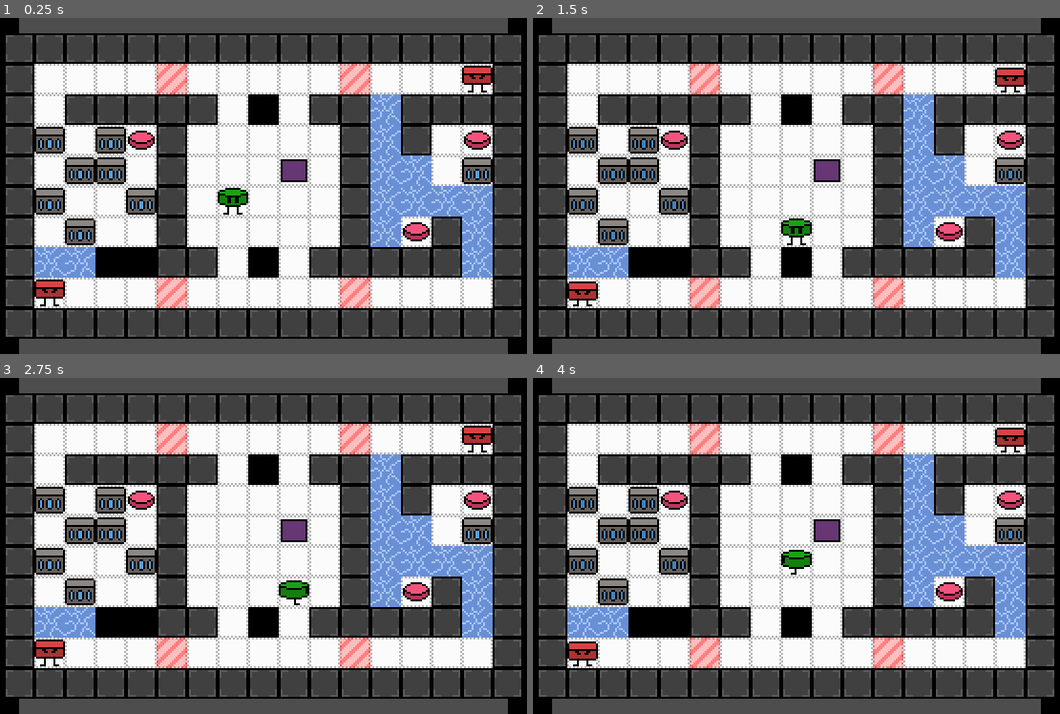
Above: before the commit, frames 1-4 (two rows, left to right).
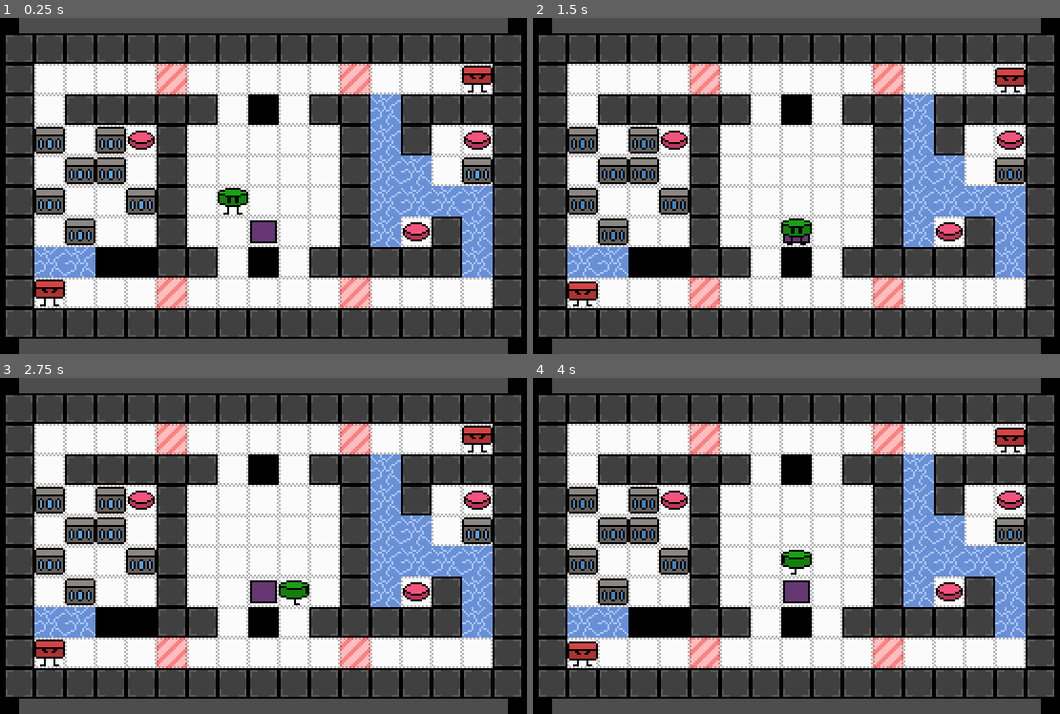
Above: after the commit, the same moments.

Repository: daredakke/maze-vault
Game: Godot game, scene res://scenes/levels/level_10.tscn
Two runs of this game, one before a commit and one after it. Both use one fixed random seed, a clock stepped at 60 frames per second and the inputs below. This scene is started directly instead of the project's main scene.
Inputs (mouse positions are in pixels of both pictures, inside the frame that each line leads up to):
- Up to frame 1 (0.25 s): no input
- Up to frame 2 (1.5 s): tap Enter (ui_accept) at 0.5, 0.77 s; move the mouse to (933, 169) at 0.52 s; hold Right (right) 0.53-1.28 s; tap Z (action) at 0.6, 1.35 s; move the mouse to (675, 202) at 1.27 s; hold Down (down) from 1.28 s (still down)
- Up to frame 3 (2.75 s): tap Enter (ui_accept) at 1.52, 2 s; move the mouse to (326, 472) at 2.02 s; release Down (down) at 2.03 s; hold Right (right) from 2.03 s (still down); tap Z (action) at 2.1 s
- Up to frame 4 (4 s): tap R (reset) at 2.75 s; move the mouse to (764, 613) at 2.77 s; release Right (right) at 2.78 s; hold Up (up) 2.78-3.53 s; tap Z (action) at 2.85, 3.6 s; tap Enter (ui_accept) at 3.02, 3.5, 3.77 s; move the mouse to (980, 596) at 3.52 s; hold Left (left) from 3.53 s (still down)

The runs differ from the first frame. In frame 1, 0.7% of the frame differs, in the area x 47-59%, y 42-68%; in frame 2, 0.4%; in frame 3, 0.7%; in frame 4, 0.7%.

Commit message:
Game music
Also level tweaks.

Diff:
--- a/scenes/audio_bus.tscn
+++ b/scenes/audio_bus.tscn
@@ -14,6 +14,7 @@
 [ext_resource type="AudioStream" uid="uid://c3bhym4nb140i" path="res://assets/sfx/robot-release.wav" id="11_ejk80"]
 [ext_resource type="AudioStream" uid="uid://b8u6fsia2mbhw" path="res://assets/sfx/button-press.wav" id="12_aj4t4"]
 [ext_resource type="AudioStream" uid="uid://cc8ebmv5ubygq" path="res://assets/sfx/button-release.wav" id="13_fxkat"]
+[ext_resource type="AudioStream" uid="uid://ckku23t2xitad" path="res://assets/in over your head.mp3" id="15_jjdw7"]
 
 [node name="AudioBus" type="Node"]
 script = ExtResource("1_juh5h")
@@ -81,8 +82,13 @@
 max_polyphony = 6
 bus = &"SFX"
 
+[node name="GameMusic" type="AudioStreamPlayer" parent="."]
+stream = ExtResource("15_jjdw7")
+bus = &"Music"
+
 [connection signal="finished" from="PlayerDeathSFX" to="." method="_on_player_death_sfx_finished"]
 [connection signal="finished" from="RobotDeathSFX" to="." method="_on_robot_death_sfx_finished"]
 [connection signal="finished" from="BoxMoveSFX" to="." method="_on_box_move_sfx_finished"]
 [connection signal="finished" from="ShotFiredSFX" to="." method="_on_shot_fired_sfx_finished"]
 [connection signal="finished" from="RobotReleasedSFX" to="." method="_on_robot_released_sfx_finished"]
+[connection signal="finished" from="GameMusic" to="." method="play_game_music"]
--- a/scenes/levels/level_03b.tscn
+++ b/scenes/levels/level_03b.tscn
@@ -20,24 +20,24 @@
 [node name="BG" type="Node2D" parent="."]
 
 [node name="BlackBG" parent="BG" instance=ExtResource("2_7cn6i")]
-position = Vector2(40, 88)
-scale = Vector2(5, 11)
+position = Vector2(32, 88)
+scale = Vector2(4, 11)
 
 [node name="BlackBG2" parent="BG" instance=ExtResource("2_7cn6i")]
-position = Vector2(48, 128)
-scale = Vector2(6, 6)
+position = Vector2(56, 128)
+scale = Vector2(7, 6)
 
 [node name="BlackBG3" parent="BG" instance=ExtResource("2_7cn6i")]
-position = Vector2(88, 152)
-scale = Vector2(11, 3)
+position = Vector2(96, 152)
+scale = Vector2(12, 3)
 
 [node name="BlackBG4" parent="BG" instance=ExtResource("2_7cn6i")]
 position = Vector2(160, 160)
 scale = Vector2(20, 2)
 
 [node name="BlackBG5" parent="BG" instance=ExtResource("2_7cn6i")]
-position = Vector2(280, 88)
-scale = Vector2(5, 11)
+position = Vector2(288, 88)
+scale = Vector2(4, 11)
 
 [node name="BlackBG6" parent="BG" instance=ExtResource("2_7cn6i")]
 position = Vector2(160, 24)
@@ -46,149 +46,161 @@
 [node name="Walls" type="Node2D" parent="."]
 
 [node name="Wall" parent="Walls" instance=ExtResource("2_t8w2w")]
-position = Vector2(96, 96)
+position = Vector2(112, 96)
 
 [node name="Wall2" parent="Walls" instance=ExtResource("2_t8w2w")]
-position = Vector2(96, 112)
+position = Vector2(112, 112)
 
 [node name="Wall3" parent="Walls" instance=ExtResource("2_t8w2w")]
+position = Vector2(144, 128)
+
+[node name="Wall11" parent="Walls" instance=ExtResource("2_t8w2w")]
 position = Vector2(128, 128)
 
-[node name="Wall11" parent="Walls" instance=ExtResource("2_t8w2w")]
+[node name="Wall4" parent="Walls" instance=ExtResource("2_t8w2w")]
 position = Vector2(112, 128)
 
-[node name="Wall4" parent="Walls" instance=ExtResource("2_t8w2w")]
-position = Vector2(96, 128)
-
 [node name="Wall5" parent="Walls" instance=ExtResource("2_t8w2w")]
-position = Vector2(144, 128)
+position = Vector2(160, 128)
 
 [node name="Wall6" parent="Walls" instance=ExtResource("2_t8w2w")]
+position = Vector2(192, 128)
+
+[node name="Wall7" parent="Walls" instance=ExtResource("2_t8w2w")]
 position = Vector2(176, 128)
 
-[node name="Wall7" parent="Walls" instance=ExtResource("2_t8w2w")]
-position = Vector2(160, 128)
-
 [node name="Wall8" parent="Walls" instance=ExtResource("2_t8w2w")]
-position = Vector2(176, 112)
+position = Vector2(192, 112)
 
 [node name="Wall9" parent="Walls" instance=ExtResource("2_t8w2w")]
+position = Vector2(224, 112)
+
+[node name="Wall10" parent="Walls" instance=ExtResource("2_t8w2w")]
 position = Vector2(208, 112)
 
-[node name="Wall10" parent="Walls" instance=ExtResource("2_t8w2w")]
-position = Vector2(192, 112)
-
 [node name="Wall18" parent="Walls" instance=ExtResource("2_t8w2w")]
-position = Vector2(176, 80)
+position = Vector2(192, 80)
 
 [node name="Wall36" parent="Walls" instance=ExtResource("2_t8w2w")]
+position = Vector2(160, 80)
+
+[node name="Wall48" parent="Walls" instance=ExtResource("2_t8w2w")]
 position = Vector2(144, 80)
 
-[node name="Wall48" parent="Walls" instance=ExtResource("2_t8w2w")]
-position = Vector2(128, 80)
-
 [node name="Wall19" parent="Walls" instance=ExtResource("2_t8w2w")]
+position = Vector2(112, 80)
+
+[node name="Wall32" parent="Walls" instance=ExtResource("2_t8w2w")]
+position = Vector2(64, 64)
+
+[node name="Wall33" parent="Walls" instance=ExtResource("2_t8w2w")]
 position = Vector2(96, 80)
 
-[node name="Wall32" parent="Walls" instance=ExtResource("2_t8w2w")]
+[node name="Wall34" parent="Walls" instance=ExtResource("2_t8w2w")]
+position = Vector2(96, 48)
+
+[node name="Wall35" parent="Walls" instance=ExtResource("2_t8w2w")]
+position = Vector2(112, 48)
+
+[node name="Wall49" parent="Walls" instance=ExtResource("2_t8w2w")]
+position = Vector2(64, 48)
+
+[node name="Wall50" parent="Walls" instance=ExtResource("2_t8w2w")]
+position = Vector2(80, 48)
+
+[node name="Wall51" parent="Walls" instance=ExtResource("2_t8w2w")]
+position = Vector2(64, 80)
+
+[node name="Wall52" parent="Walls" instance=ExtResource("2_t8w2w")]
+position = Vector2(80, 80)
+
+[node name="Wall37" parent="Walls" instance=ExtResource("2_t8w2w")]
+position = Vector2(144, 48)
+
+[node name="Wall45" parent="Walls" instance=ExtResource("2_t8w2w")]
+position = Vector2(128, 48)
+
+[node name="Wall38" parent="Walls" instance=ExtResource("2_t8w2w")]
+position = Vector2(160, 48)
+
+[node name="Wall39" parent="Walls" instance=ExtResource("2_t8w2w")]
+position = Vector2(176, 48)
+
+[node name="Wall40" parent="Walls" instance=ExtResource("2_t8w2w")]
+position = Vector2(192, 48)
+
+[node name="Wall41" parent="Walls" instance=ExtResource("2_t8w2w")]
+position = Vector2(208, 48)
+
+[node name="Wall42" parent="Walls" instance=ExtResource("2_t8w2w")]
+position = Vector2(224, 48)
+
+[node name="Wall43" parent="Walls" instance=ExtResource("2_t8w2w")]
+position = Vector2(240, 48)
+
+[node name="Wall44" parent="Walls" instance=ExtResource("2_t8w2w")]
+position = Vector2(256, 48)
+
+[node name="Wall20" parent="Walls" instance=ExtResource("2_t8w2w")]
+position = Vector2(208, 80)
+
+[node name="Wall22" parent="Walls" instance=ExtResource("2_t8w2w")]
+position = Vector2(224, 80)
+
+[node name="Wall31" parent="Walls" instance=ExtResource("2_t8w2w")]
+position = Vector2(224, 96)
+
+[node name="Wall14" parent="Walls" instance=ExtResource("2_t8w2w")]
+position = Vector2(256, 80)
+
+[node name="Wall46" parent="Walls" instance=ExtResource("2_t8w2w")]
+position = Vector2(256, 64)
+
+[node name="Wall15" parent="Walls" instance=ExtResource("2_t8w2w")]
+position = Vector2(256, 128)
+
+[node name="Wall23" parent="Walls" instance=ExtResource("2_t8w2w")]
+position = Vector2(256, 144)
+
+[node name="Wall24" parent="Walls" instance=ExtResource("2_t8w2w")]
+position = Vector2(240, 144)
+
+[node name="Wall28" parent="Walls" instance=ExtResource("2_t8w2w")]
+position = Vector2(224, 144)
+
+[node name="Wall29" parent="Walls" instance=ExtResource("2_t8w2w")]
+position = Vector2(208, 144)
+
+[node name="Wall30" parent="Walls" instance=ExtResource("2_t8w2w")]
+position = Vector2(192, 144)
+
+[node name="Wall27" parent="Walls" instance=ExtResource("2_t8w2w")]
+position = Vector2(256, 96)
+
+[node name="Wall47" parent="Walls" instance=ExtResource("2_t8w2w")]
+position = Vector2(256, 112)
+
+[node name="Entities" type="Node2D" parent="."]
+
+[node name="Player" parent="Entities" instance=ExtResource("2_actvl")]
+position = Vector2(144, 112)
+
+[node name="Robot" parent="Entities" instance=ExtResource("3_e8kvw")]
+position = Vector2(240, 128)
+
+[node name="Robot2" parent="Entities" instance=ExtResource("3_e8kvw")]
+position = Vector2(192, 96)
+
+[node name="Interactables" type="Node2D" parent="."]
+
+[node name="Teleporter" parent="Interactables" node_paths=PackedStringArray("buttons") instance=ExtResource("4_wgprx")]
+position = Vector2(208, 128)
+buttons = [NodePath("../FloorButton"), NodePath("../FloorButton2")]
+
+[node name="FloorButton" parent="Interactables" instance=ExtResource("5_0f3yq")]
 position = Vector2(80, 64)
 
-[node name="Wall33" parent="Walls" instance=ExtResource("2_t8w2w")]
-position = Vector2(80, 80)
-
-[node name="Wall34" parent="Walls" instance=ExtResource("2_t8w2w")]
-position = Vector2(80, 48)
-
-[node name="Wall35" parent="Walls" instance=ExtResource("2_t8w2w")]
-position = Vector2(96, 48)
-
-[node name="Wall37" parent="Walls" instance=ExtResource("2_t8w2w")]
-position = Vector2(128, 48)
-
-[node name="Wall45" parent="Walls" instance=ExtResource("2_t8w2w")]
-position = Vector2(112, 48)
-
-[node name="Wall38" parent="Walls" instance=ExtResource("2_t8w2w")]
-position = Vector2(144, 48)
-
-[node name="Wall39" parent="Walls" instance=ExtResource("2_t8w2w")]
-position = Vector2(160, 48)
-
-[node name="Wall40" parent="Walls" instance=ExtResource("2_t8w2w")]
-position = Vector2(176, 48)
-
-[node name="Wall41" parent="Walls" instance=ExtResource("2_t8w2w")]
-position = Vector2(192, 48)
-
-[node name="Wall42" parent="Walls" instance=ExtResource("2_t8w2w")]
-position = Vector2(208, 48)
-
-[node name="Wall43" parent="Walls" instance=ExtResource("2_t8w2w")]
-position = Vector2(224, 48)
-
-[node name="Wall44" parent="Walls" instance=ExtResource("2_t8w2w")]
-position = Vector2(240, 48)
-
-[node name="Wall20" parent="Walls" instance=ExtResource("2_t8w2w")]
-position = Vector2(192, 80)
-
-[node name="Wall22" parent="Walls" instance=ExtResource("2_t8w2w")]
-position = Vector2(208, 80)
-
-[node name="Wall31" parent="Walls" instance=ExtResource("2_t8w2w")]
+[node name="FloorButton2" parent="Interactables" instance=ExtResource("5_0f3yq")]
 position = Vector2(208, 96)
 
-[node name="Wall14" parent="Walls" instance=ExtResource("2_t8w2w")]
-position = Vector2(240, 80)
-
-[node name="Wall46" parent="Walls" instance=ExtResource("2_t8w2w")]
-position = Vector2(240, 64)
-
-[node name="Wall15" parent="Walls" instance=ExtResource("2_t8w2w")]
-position = Vector2(240, 128)
-
-[node name="Wall23" parent="Walls" instance=ExtResource("2_t8w2w")]
-position = Vector2(240, 144)
-
-[node name="Wall24" parent="Walls" instance=ExtResource("2_t8w2w")]
-position = Vector2(224, 144)
-
-[node name="Wall28" parent="Walls" instance=ExtResource("2_t8w2w")]
-position = Vector2(208, 144)
-
-[node name="Wall29" parent="Walls" instance=ExtResource("2_t8w2w")]
-position = Vector2(192, 144)
-
-[node name="Wall30" parent="Walls" instance=ExtResource("2_t8w2w")]
-position = Vector2(176, 144)
-
-[node name="Wall27" parent="Walls" instance=ExtResource("2_t8w2w")]
-position = Vector2(240, 96)
-
-[node name="Wall47" parent="Walls" instance=ExtResource("2_t8w2w")]
-position = Vector2(240, 112)
-
-[node name="Entities" type="Node2D" parent="."]
-
-[node name="Player" parent="Entities" instance=ExtResource("2_actvl")]
-position = Vector2(128, 112)
-
-[node name="Robot" parent="Entities" instance=ExtResource("3_e8kvw")]
-position = Vector2(224, 128)
-
-[node name="Robot2" parent="Entities" instance=ExtResource("3_e8kvw")]
-position = Vector2(176, 96)
-
-[node name="Interactables" type="Node2D" parent="."]
-
-[node name="Teleporter" parent="Interactables" node_paths=PackedStringArray("buttons") instance=ExtResource("4_wgprx")]
-position = Vector2(192, 128)
-buttons = [NodePath("../FloorButton"), NodePath("../FloorButton2")]
-
-[node name="FloorButton" parent="Interactables" instance=ExtResource("5_0f3yq")]
-position = Vector2(96, 64)
-
-[node name="FloorButton2" parent="Interactables" instance=ExtResource("5_0f3yq")]
-position = Vector2(192, 96)
-
 [node name="Floor" type="Node2D" parent="."]
--- a/scenes/levels/level_05b.tscn
+++ b/scenes/levels/level_05b.tscn
@@ -170,11 +170,11 @@
 [node name="Interactables" type="Node2D" parent="."]
 
 [node name="Teleporter" parent="Interactables" node_paths=PackedStringArray("buttons") instance=ExtResource("4_aqgtq")]
-position = Vector2(160, 96)
+position = Vector2(128, 32)
 buttons = [NodePath("../FloorButton"), NodePath("../FloorButton2")]
 
 [node name="FloorButton" parent="Interactables" instance=ExtResource("5_cuckx")]
-position = Vector2(96, 64)
+position = Vector2(112, 96)
 
 [node name="FloorButton2" parent="Interactables" instance=ExtResource("5_cuckx")]
 position = Vector2(224, 64)
@@ -182,7 +182,7 @@
 [node name="Floor" type="Node2D" parent="."]
 
 [node name="Void" parent="Floor" instance=ExtResource("7_5h5gx")]
-position = Vector2(160, 64)
+position = Vector2(96, 32)
 
 [node name="Void2" parent="Floor" instance=ExtResource("7_5h5gx")]
 position = Vector2(112, 80)
@@ -227,13 +227,13 @@
 position = Vector2(192, 96)
 
 [node name="Void15" parent="Floor" instance=ExtResource("7_5h5gx")]
-position = Vector2(240, 32)
+position = Vector2(192, 144)
 
 [node name="Void16" parent="Floor" instance=ExtResource("7_5h5gx")]
 position = Vector2(144, 32)
 
 [node name="Void17" parent="Floor" instance=ExtResource("7_5h5gx")]
-position = Vector2(160, 80)
+position = Vector2(96, 144)
 
 [node name="Void24" parent="Floor" instance=ExtResource("7_5h5gx")]
 position = Vector2(144, 80)
@@ -259,5 +259,11 @@
 [node name="Void22" parent="Floor" instance=ExtResource("7_5h5gx")]
 position = Vector2(176, 80)
 
+[node name="Void28" parent="Floor" instance=ExtResource("7_5h5gx")]
+position = Vector2(160, 80)
+
+[node name="Void29" parent="Floor" instance=ExtResource("7_5h5gx")]
+position = Vector2(160, 96)
+
 [node name="Void23" parent="Floor" instance=ExtResource("7_5h5gx")]
 position = Vector2(176, 96)
--- a/scenes/levels/level_10.tscn
+++ b/scenes/levels/level_10.tscn
@@ -277,7 +277,7 @@
 [node name="Interactables" type="Node2D" parent="."]
 
 [node name="Teleporter" parent="Interactables" node_paths=PackedStringArray("buttons") instance=ExtResource("5_vd480")]
-position = Vector2(176, 80)
+position = Vector2(160, 112)
 buttons = [NodePath("../FloorButton"), NodePath("../FloorButton2"), NodePath("../FloorButton3")]
 
 [node name="FloorButton" parent="Interactables" instance=ExtResource("6_t0hg1")]
--- a/scripts/audio_bus.gd
+++ b/scripts/audio_bus.gd
@@ -15,6 +15,7 @@
 @onready var robot_released_sfx: AudioStreamPlayer = $RobotReleasedSFX
 @onready var button_pressed_sfx: AudioStreamPlayer = $ButtonPressedSFX
 @onready var button_released_sfx: AudioStreamPlayer = $ButtonReleasedSFX
+@onready var game_music: AudioStreamPlayer = $GameMusic
 
 
 func _ready() -> void:
@@ -30,6 +31,12 @@
 	EventBus.shot_fired.connect(play_shot_fired)
 	EventBus.robot_released.connect(play_robot_released)
 	EventBus.end_cutscene.connect(play_player_death)
+
+	play_game_music()
+
+
+func play_game_music() -> void:
+	game_music.play()
 
 
 func play_menu_selected() -> void:
Not shown, added: assets/in over your head.mp3.import
Not shown: 1 places in scenes/audio_bus.tscn that only renumber resources
Not shown, added: assets/in over your head.mp3
